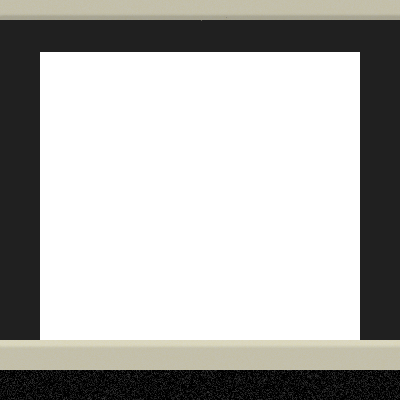
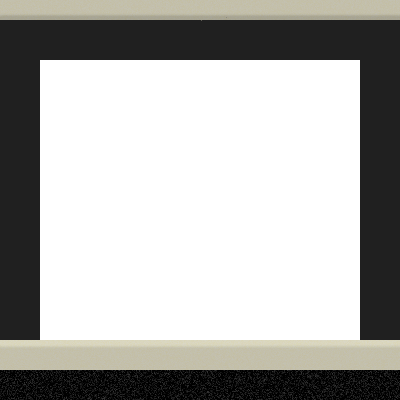
Layered file, before and after one edit (400×400). Changes by layer:
painted on "fog #1" over [40, 52, 360, 60]
